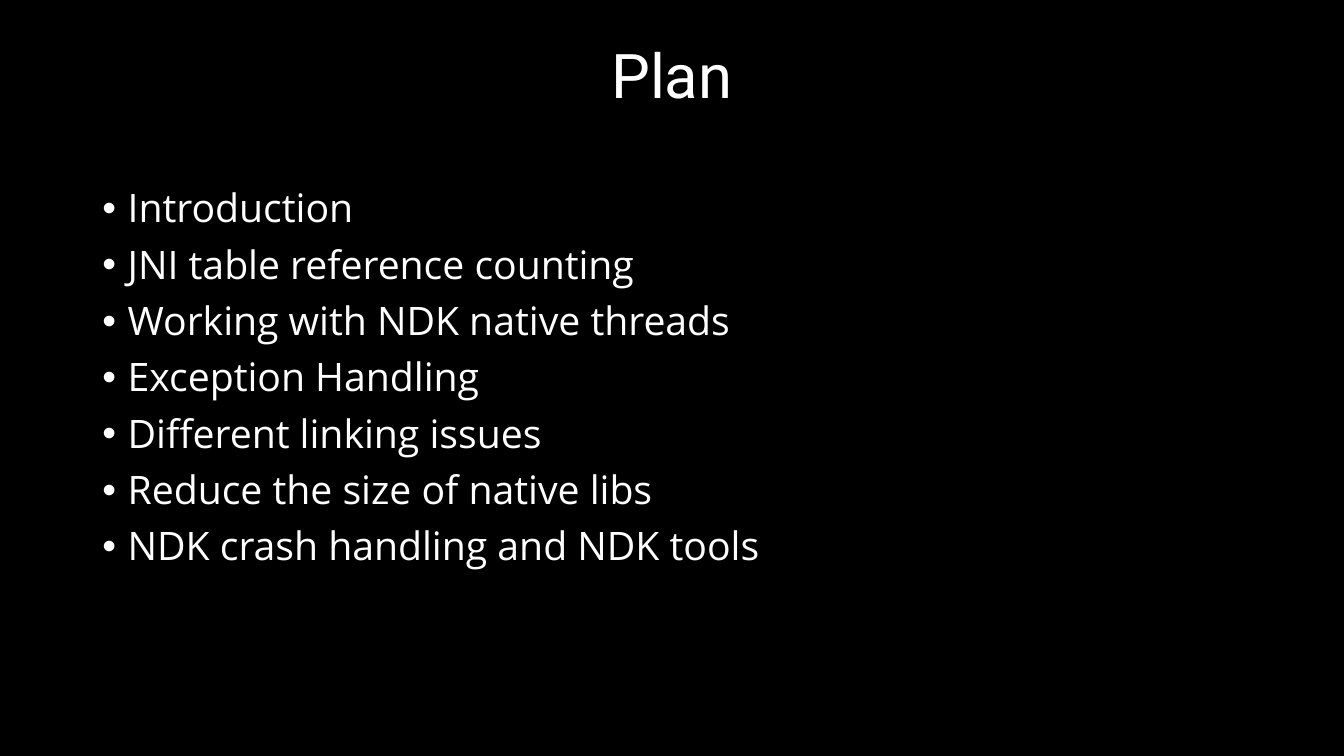
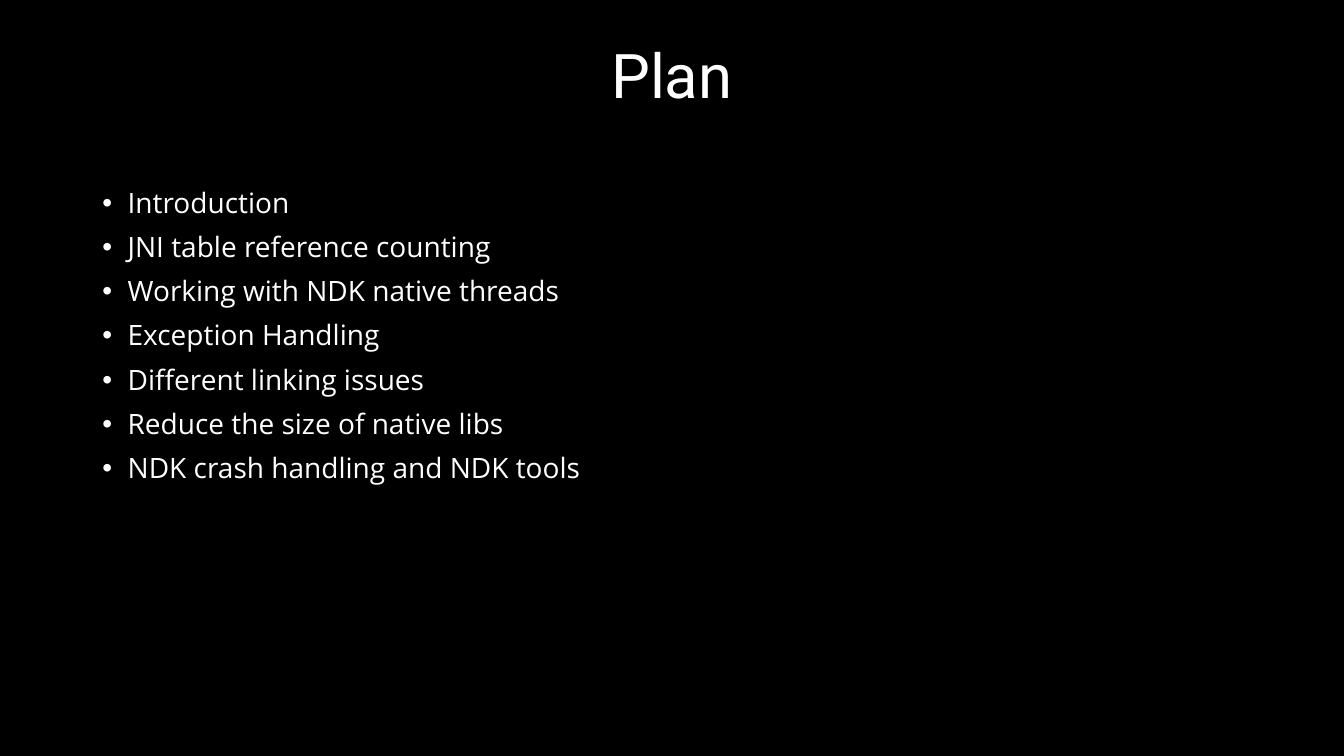
Before and after one commit to 9majka/NDK_presentation, a slide deck: slide 2 of NDK_SoftServeTheme.pptx. Drawn at 1344x756 pixels with LibreOffice and Linux fonts; fonts in the diff are those of the drawing; background and template pictures are left out. Boxes give left, top, right and bottom in pixels: in the first picture for what was removed or moved away, otherwise in the second. Text is boxed around its words. In the diff, an @@ line names an element or a change of style, - is before the commit and + after.

```diff
--- a/NDK_SoftServeTheme.pptx
+++ b/NDK_SoftServeTheme.pptx
@@ text "Introduction" at (128, 191, 580, 485): size 28 to 20 pt @@
```
Also in this commit, not shown: 9 other slides changed, 5 other files.
